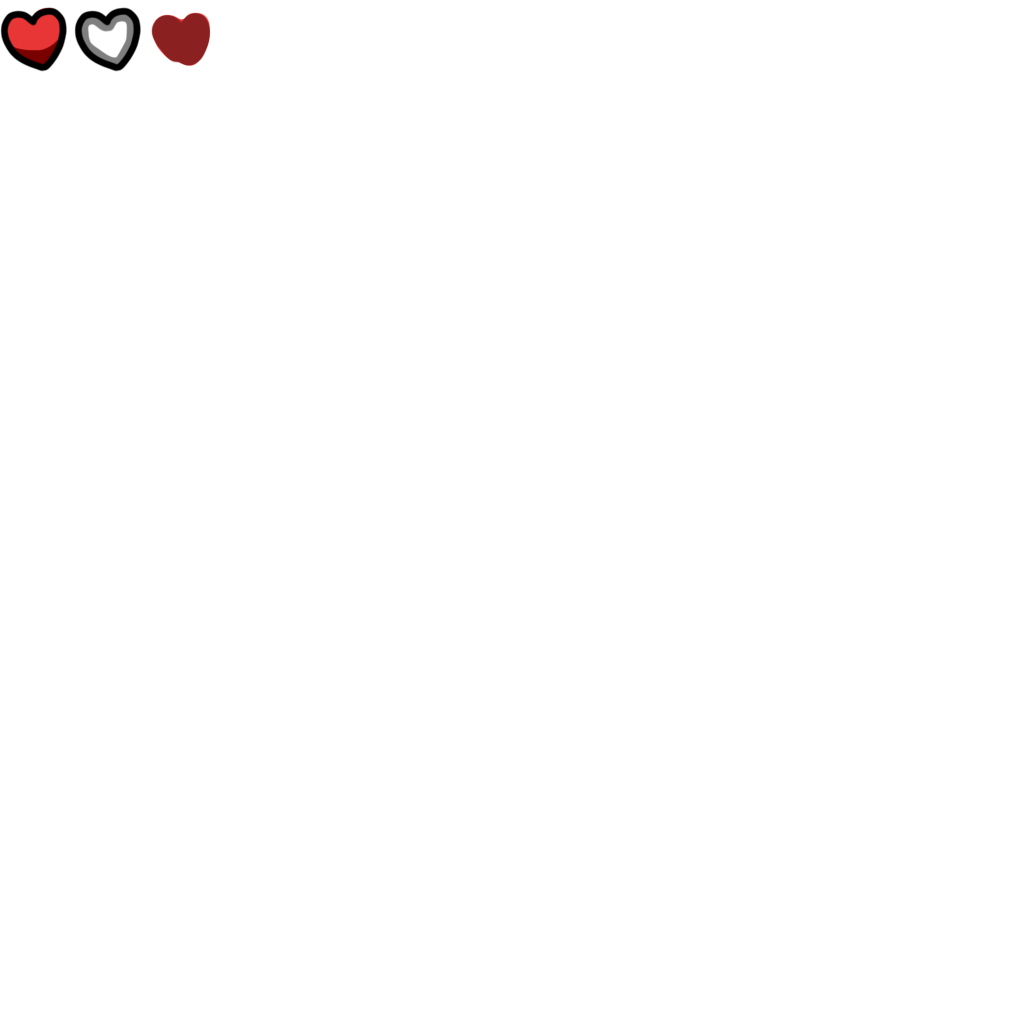
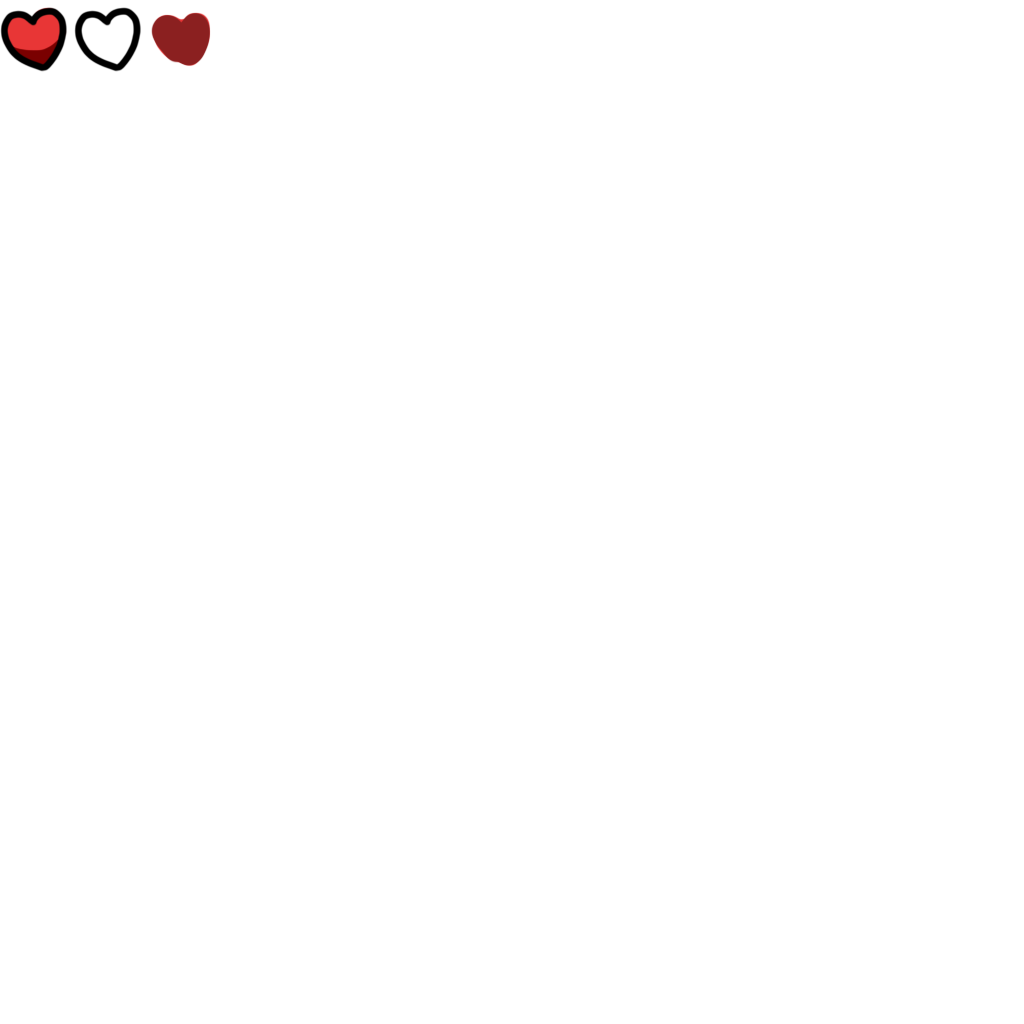
Revision of a layered 1024x1024 image; what changed, layer by layer:
hid "Layer 5" over <box>81,14,135,65</box>
